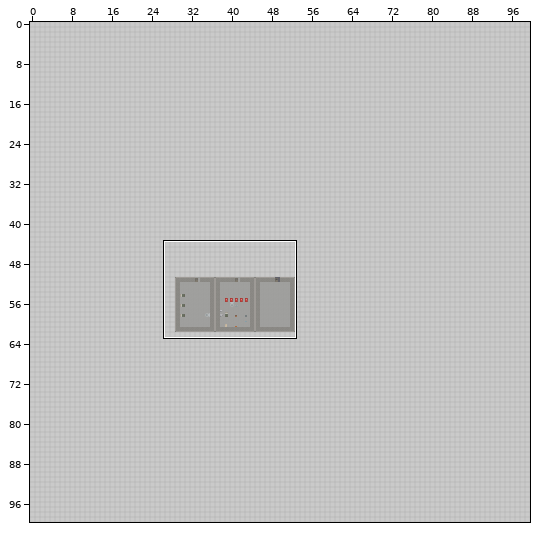
Two versions of a level (Tiled map, assets/tiled/level-1.tmx). The first picture is a wide view before the edit; the outline marks the close-up.
Close-up. Earlier state:
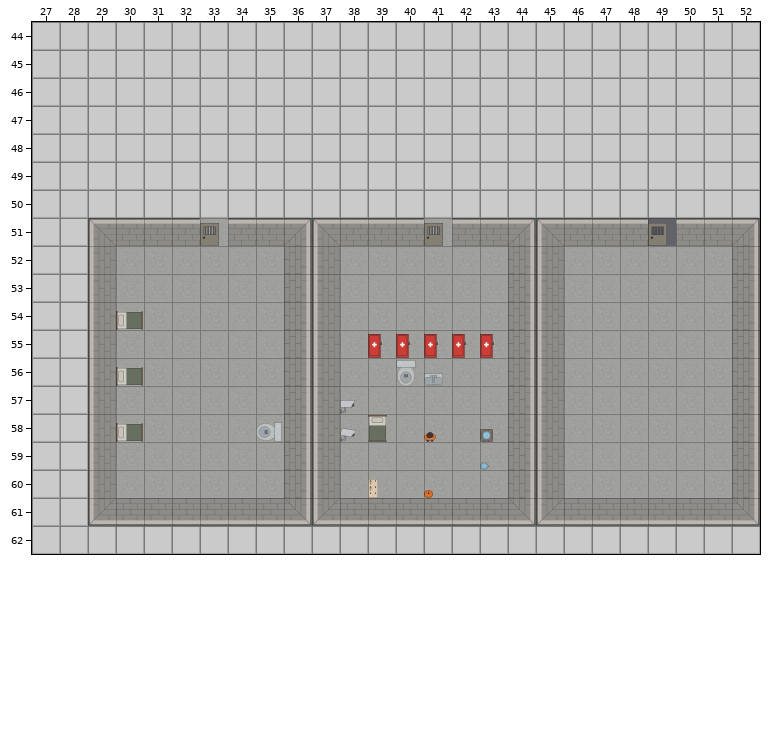
Cells are 120x120 px. Shown: x 27..52, y 44..62. The commit also changed other parts of the map, which this record leaves out.
Now the later version:
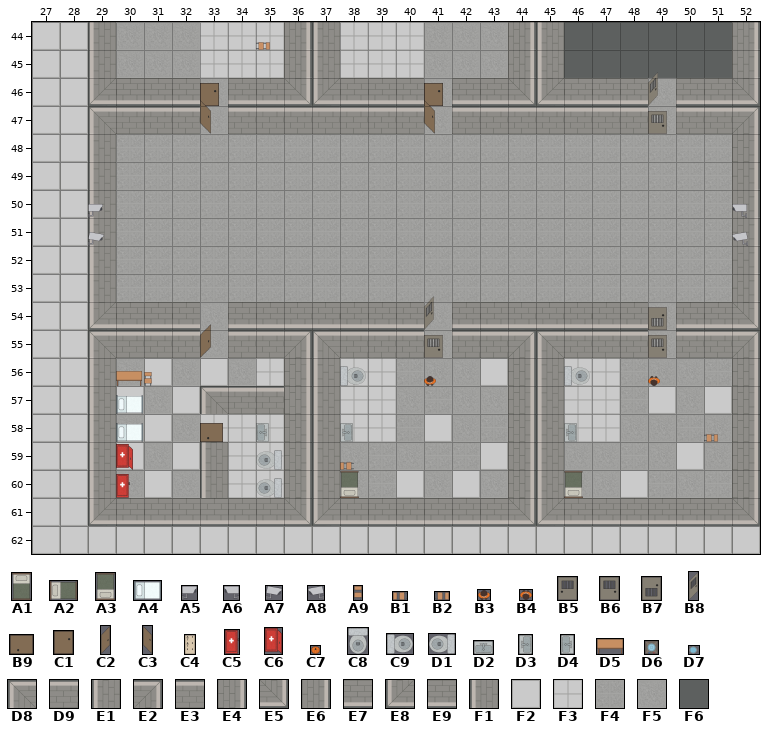
Key: from "bgf": A1 0 "bed", A2 0 flipped on the diagonal "bed", A3 0 turned 180 "bed", A4 1 turned 270 "bed-2", A5 5 "cam-2", A6 5 flipped left-right "cam-2", A7 6 "cam-3", A8 6 flipped left-right "cam-3", A9 8 "cha-2", B1 8 turned 270 "cha-2", B2 8 turned 90 "cha-2", B3 9 "char", B4 9 flipped up-down "char", B5 10 "door-1", B6 10 flipped left-right "door-1", B7 10 turned 180 "door-1", B8 11 flipped left-right "door-2", B9 12 flipped on the other diagonal "door-3", C1 12 turned 180 "door-3", C2 13 flipped left-right "door-4", C3 13 turned 180 "door-4", C4 15 "key-2", C5 17 "med-1", C6 18 "med-2", C7 19 "pump", C8 20 "san", C9 20 turned 270 "san", D1 20 turned 90 "san", D2 21 "san-2", D3 21 turned 270 "san-2", D4 21 turned 90 "san-2", D5 22 "tabl", D6 26 "wat", D7 27 "wat-2"; from "floor_and_walls": D8 0 "1-1", D9 1 "1-2", E1 2 "1-3", E2 3 "2-1", E3 4 "2-2", E4 5 "2-3", E5 6 "3-1", E6 7 "3-2", E7 8 "3-3", E8 9 "4-1", E9 10 "4-2", F1 11 "4-3", F2 12 "floo-1", F3 13 "floo-2", F4 14 "floo-3", F5 15 "floo-4", F6 17 "wall-de".
__ is an empty cell.
Tiles replaced or removed in this view: A1, A2, A5, A7, B3, B5, C4, C5, C7, C8, D1, D2, D6, D7, D8, D9, E2, E4, F1, F2, F5.
Diff:
Changed rows in their new state; .. is an unchanged cell.
Layer "Room_1/walls_and_floor":
first column x 29:
44 F1 F5 F5 F5 F3 F3 F3 E6 F1 F3 F3 F3 F5 F5 F5 E6 F1 F6 F6 F6 F6 F6 F6 E6
45 F1 F5 F5 F5 F3 F3 F3 E6 F1 F3 F3 F3 F5 F5 F5 E6 F1 F6 F6 F6 F6 F6 F6 E6
46 E8 E9 E9 E9 F5 E9 E9 E5 E8 E9 E9 E9 F5 E9 E9 E5 E8 E9 E9 E9 F5 E9 E9 E5
47 D8 E3 E3 E3 F5 E3 E3 E3 E3 E3 E3 E3 F5 E3 E3 E3 E3 E3 E3 E3 F5 E3 E3 E2
48 F1 F4 F4 F4 F4 F4 F4 F4 F4 F4 F4 F4 F4 F4 F4 F4 F4 F4 F4 F4 F4 F4 F4 E4
49 F1 F4 F4 F4 F4 F4 F4 F4 F4 F4 F4 F4 F4 F4 F4 F4 F4 F4 F4 F4 F4 F4 F4 E6
50 F1 F4 F4 F4 F4 F4 F4 F4 F4 F4 F4 F4 F4 F4 F4 F4 F4 F4 F4 F4 F4 F4 F4 E6
51 F1 F4 F4 F4 F4 F4 F4 F4 F4 F4 F4 F4 F4 F4 F4 F4 F4 F4 F4 F4 F4 F4 F4 E6
52 .. .. .. .. .. .. .. F4 F4 .. .. .. .. .. .. F4 F4 .. .. .. .. .. .. ..
53 .. .. .. .. .. .. .. F4 F4 .. .. .. F4 .. .. F4 F4 .. .. .. .. .. .. ..
54 E8 E9 E9 E9 .. E9 E9 E7 E7 E9 E9 E9 .. E9 E9 E7 E7 E7 E9 E9 .. E9 E9 E5
55 D8 E3 E3 E3 .. E3 E3 E2 D8 D9 D9 D9 .. D9 D9 E2 D8 E3 E3 E3 .. E3 E3 E2
56 .. .. F2 .. F2 .. F3 .. .. F3 F3 F4 .. .. F2 .. .. F3 F3 .. .. .. .. ..
57 .. F2 .. F2 D8 D9 D9 .. .. F3 F3 .. .. .. .. .. .. F3 F3 .. F2 .. F2 ..
58 .. .. F2 .. F3 F3 F3 .. .. F3 F3 .. F2 .. F4 .. .. F3 F3 .. .. .. .. ..
59 .. F2 .. F2 E1 F3 F3 .. .. .. .. .. .. .. F2 .. .. .. .. .. .. F2 .. ..
60 .. .. F2 .. E1 F3 F3 .. .. .. F4 F2 .. F2 .. .. .. .. .. F2 .. .. .. ..
Layer "Room_1/envornment":
first column x 29:
44 .. .. .. .. .. .. B2 .. .. .. .. .. .. .. .. .. .. .. .. .. .. .. .. ..
46 .. .. .. .. C1 .. .. .. .. .. .. .. C1 .. .. .. .. .. .. .. B8 .. .. ..
47 .. .. .. .. C3 .. .. .. .. .. .. .. C3 .. .. .. .. .. .. .. B6 .. .. ..
50 A5 .. .. .. .. .. .. .. .. .. .. .. .. .. .. .. .. .. .. .. .. .. .. A6
51 A7 .. .. .. __ .. .. .. .. .. .. .. __ .. .. .. .. .. .. .. .. .. .. A8
54 .. __ .. .. .. .. .. .. .. .. .. .. B8 .. .. .. .. .. .. .. B7 .. .. ..
55 .. .. .. .. C2 .. .. .. .. .. __ __ B6 __ __ .. .. .. .. .. B6 .. .. ..
56 .. D5 A9 .. .. .. .. .. .. C9 .. __ B3 .. .. .. .. C9 .. .. B4 .. .. ..
57 .. A4 .. .. .. .. .. .. .. __ .. .. .. .. .. .. .. .. .. .. .. .. .. ..
58 .. A4 .. .. B9 .. D4 .. .. D3 __ .. __ .. __ .. .. D3 .. .. .. .. B2 ..
59 .. C6 .. .. .. .. D1 .. .. B1 .. .. .. .. __ .. .. .. .. .. .. .. .. ..
60 .. C5 .. .. .. .. D1 .. .. A3 __ .. __ .. .. .. .. A3 .. .. .. .. .. ..
Where, in picture pixels (left, top, right, bottom), the same in both close-ups:
changed: (88, 22, 760, 498)
